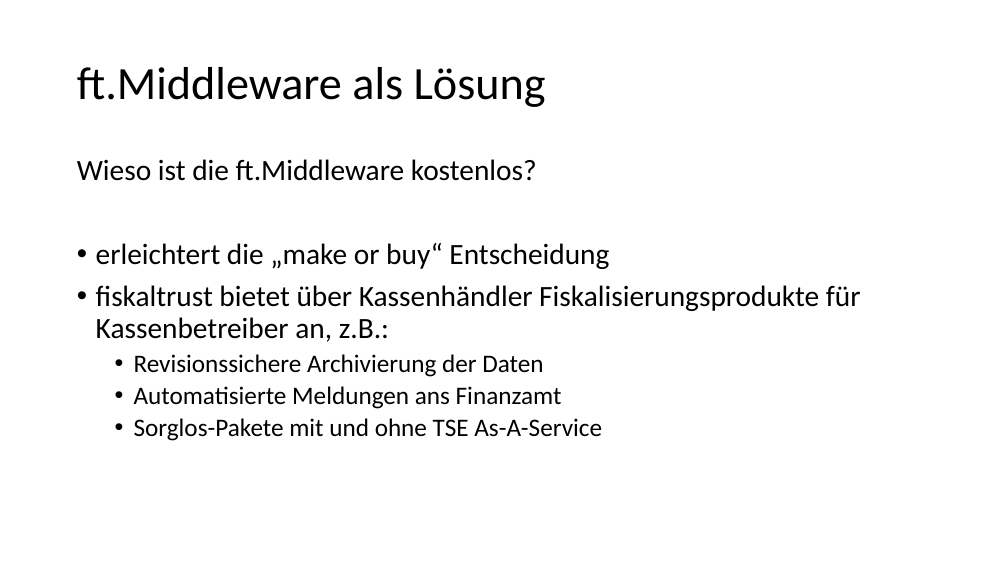
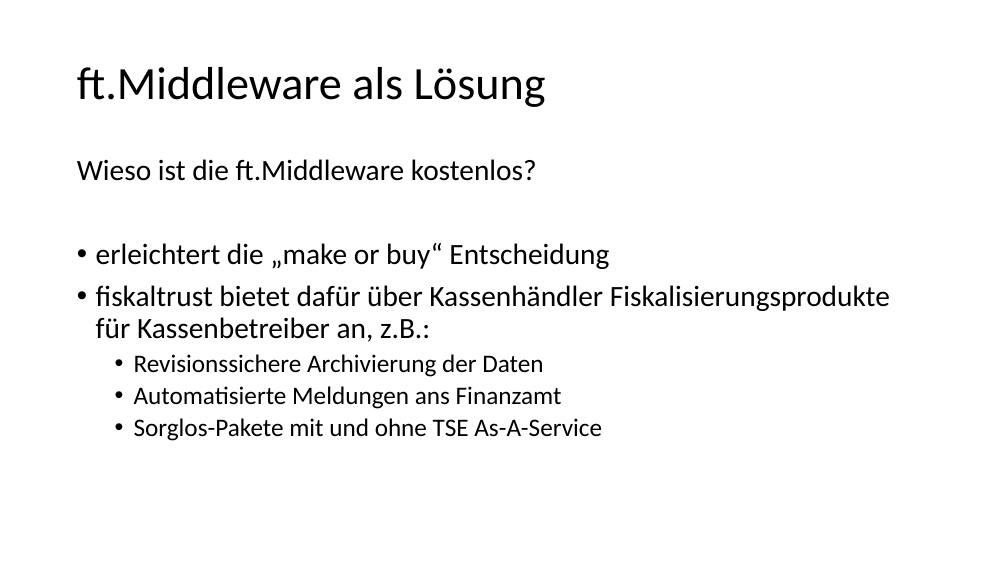
Before and after one commit to fiskaltrust/productdescription-de-doc, a slide deck: slide 6 of for-poscreators/presentation/onboarding_de.pptx. Drawn at 1008x567 pixels with LibreOffice and Linux fonts; fonts in the diff are those of the drawing. Boxes give left, top, right and bottom in pixels: in the first picture for what was removed or moved away, otherwise in the second. Text is boxed around its words. In the diff, an @@ line names an element or a change of style, - is before the commit and + after.

```diff
--- a/for-poscreators/presentation/onboarding_de.pptx
+++ b/for-poscreators/presentation/onboarding_de.pptx
@@ text at [96,285,890,342]: text changed @@
-• fiskaltrust bietet über Kassenhändler Fiskalisierungsprodukte für Kassenbetreiber an, z.B.:
+• fiskaltrust bietet dafür über Kassenhändler Fiskalisierungsprodukte für Kassenbetreiber an, z.B.:
```
Also in this commit, not shown: 3 other slides changed, 1 slide added, 7 other files.
